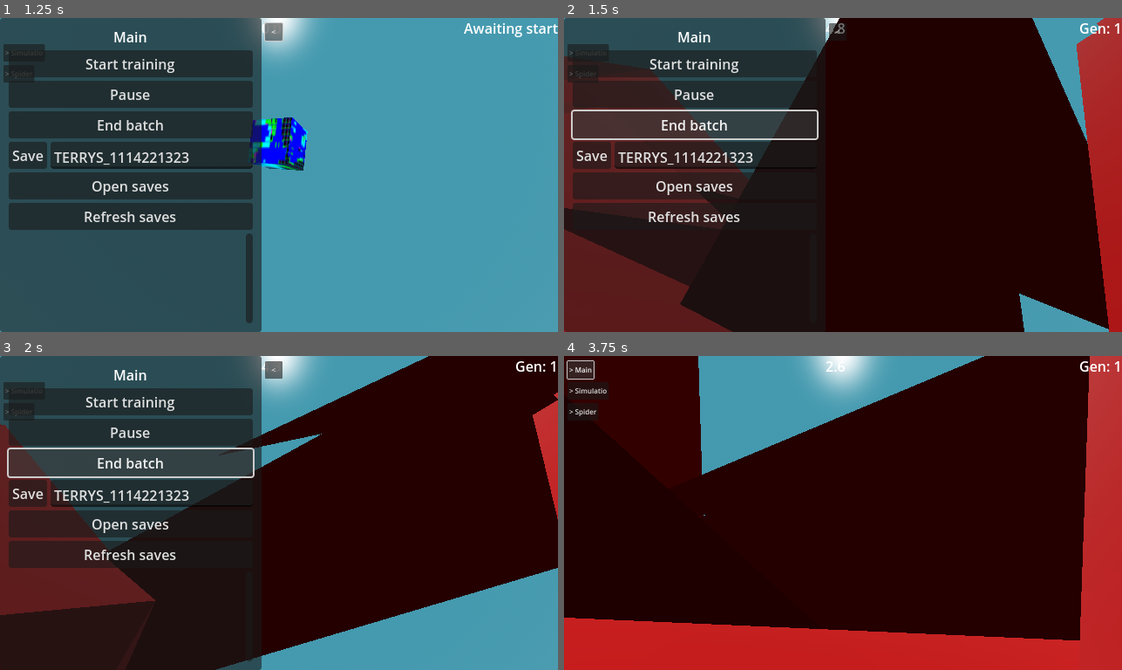
Above: before the commit, frames 1-4 (two rows, left to right).
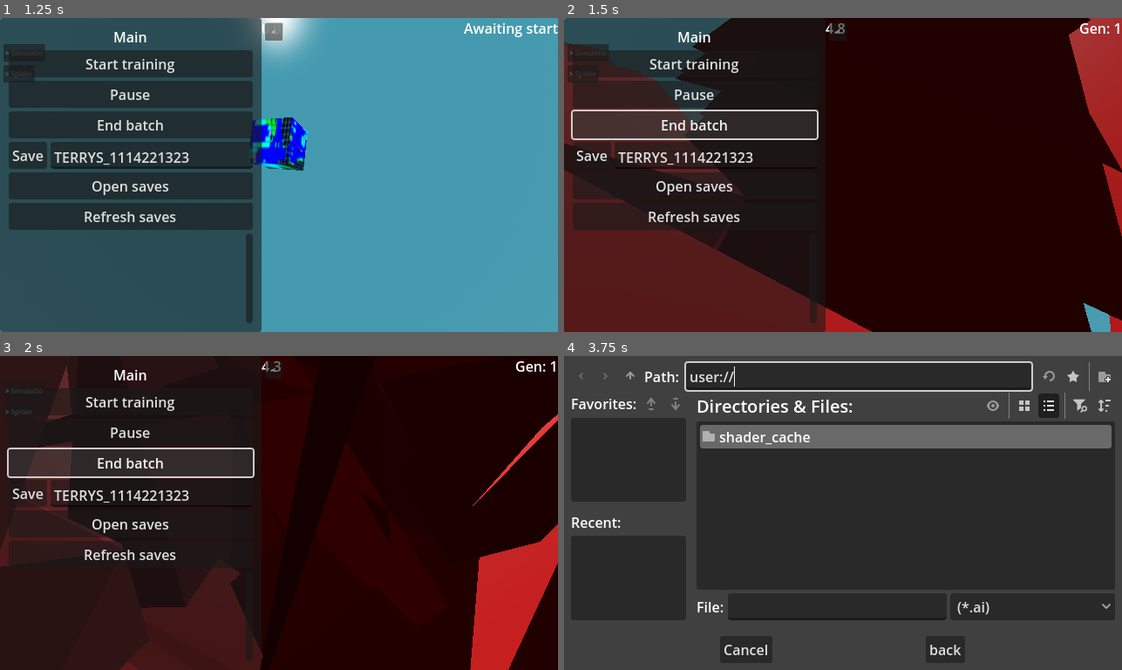
Above: after the commit, the same moments.

Repository: officialErnests/de-ai-ed
Game: Godot game, scene res://scenes/main.tscn
Same seed, same stepped clock (60 frames per second), same inputs: the game is played once before the commit and once after it.
Inputs:
- Up to frame 1 (1.25 s): click "> Main" at 0.5 s
- Up to frame 2 (1.5 s): click "End batch" at 1.25 s
- Up to frame 3 (2 s): no input
- Up to frame 4 (3.75 s): click "Open saves" at 2 s; click "Refresh saves" at 2.75 s; click "<" at 3.5 s

Frame 1 is identical in both runs. In frame 2, 20% of the frame differs, in the area x 0-100%, y 0-100%; in frame 3, 43%; in frame 4, 100%.
Error before the commit: Attempt to call function 'get_files' in base 'null instance' on a null instance. (res://scripts/spidersss.gd:78)
Error after the commit: Attempt to call function 'get_files' in base 'null instance' on a null instance. (res://scripts/spidersss.gd:80)

Commit message:
v0.1.2.1 some fixes - Fixed diologue not opening on linux (hopefully) - Fixed not loading - FIxed not randomly spawning - Fixed lead spider not loading in correctly

Diff:
--- a/scenes/main.tscn
+++ b/scenes/main.tscn
@@ -133,6 +133,16 @@
 script = ExtResource("8_choun")
 timer = NodePath("../../../../../../Lerning")
 metadata/_custom_type_script = "uid://dja83xsbpu3ad"
+
+[node name="SeeFiles" type="FileDialog" parent="Camera_setup/NeckOrSmthing/Dron/Floating_cam/GenCount"]
+oversampling_override = 1.0
+title = "Open a File or Directory"
+ok_button_text = "back"
+file_mode = 3
+display_mode = 1
+access = 1
+filters = PackedStringArray("*.ai")
+use_native_dialog = true
 
 [node name="Gui" type="CanvasLayer" parent="Camera_setup/NeckOrSmthing/Dron/Floating_cam"]
 
@@ -378,7 +388,7 @@
 slider_close_text = "> Spider"
 is_open = false
 
-[node name="Spidersss" type="Node3D" parent="." node_paths=PackedStringArray("start", "pause_button", "force_stop_button", "save_button", "save_text", "open_button", "refresh_button", "load_button_storage", "training_time", "timer", "node_visualiser", "generation_count")]
+[node name="Spidersss" type="Node3D" parent="." node_paths=PackedStringArray("start", "pause_button", "force_stop_button", "save_button", "save_text", "open_button", "open_dialogue", "refresh_button", "load_button_storage", "training_time", "timer", "node_visualiser", "generation_count")]
 script = ExtResource("7_tipki")
 start = NodePath("../Camera_setup/NeckOrSmthing/Dron/Floating_cam/Gui/Main/Panel/VBoxContainer/Start")
 pause_button = NodePath("../Camera_setup/NeckOrSmthing/Dron/Floating_cam/Gui/Main/Panel/VBoxContainer/Pause")
@@ -386,6 +396,7 @@
 save_button = NodePath("../Camera_setup/NeckOrSmthing/Dron/Floating_cam/Gui/Main/Panel/VBoxContainer/HBoxContainer/Save")
 save_text = NodePath("../Camera_setup/NeckOrSmthing/Dron/Floating_cam/Gui/Main/Panel/VBoxContainer/HBoxContainer/TextEdit")
 open_button = NodePath("../Camera_setup/NeckOrSmthing/Dron/Floating_cam/Gui/Main/Panel/VBoxContainer/Open")
+open_dialogue = NodePath("../Camera_setup/NeckOrSmthing/Dron/Floating_cam/GenCount/SeeFiles")
 refresh_button = NodePath("../Camera_setup/NeckOrSmthing/Dron/Floating_cam/Gui/Main/Panel/VBoxContainer/Refresh saves")
 load_button_storage = NodePath("../Camera_setup/NeckOrSmthing/Dron/Floating_cam/Gui/Main/Panel/VBoxContainer/ScrollContainer/VBoxContainer")
 save_generation = 25
--- a/scripts/spidersss.gd
+++ b/scripts/spidersss.gd
@@ -12,6 +12,7 @@
 @export var save_button: Button
 @export var save_text: TextEdit
 @export var open_button: Button
+@export var open_dialogue: FileDialog
 @export var refresh_button: Button
 @export var load_button_storage: Control
 @export var save_generation: int = 50
@@ -65,7 +66,8 @@
 	refreshFiles()
 
 func openExplorer():
-	OS.execute("explorer.exe", [str(ProjectSettings.globalize_path(SAVE_PATH)).replace("/", "\\")])
+	open_dialogue.visible = true
+	# OS.execute("explorer.exe", [str(ProjectSettings.globalize_path(SAVE_PATH)).replace("/", "\\")])
 
 func refreshFiles():
 	for iter_load_button in load_button_arr:
@@ -104,12 +106,10 @@
 	save_text.text = p_path.substr(0, p_path.length() - 3)
 	stats_arr = json_loaded_ai[0]
 	intss = json_loaded_ai[0]["generation"]
-	timer.paused = false
-	for spider in spiders_arr: spider.queue_free()
-	spiders_arr.clear()
+	clear_spiders()
 	best_spider = json_loaded_ai[1]
 	loadSpiders(json_loaded_ai[1])
-	trainLoop()
+	startRound()
 
 func pauseTimer():
 	if timer.paused:
@@ -132,42 +132,53 @@
 		"spider_saves" = [],
 	}
 	timer.paused = false
+	clear_spiders()
+	intss = 0
+	trainLoop()
+
+func clear_spiders():
 	for spider in spiders_arr: spider.queue_free()
 	spiders_arr.clear()
-	intss = 0
+
+func forceEnd():
+	timer.paused = true
 	trainLoop()
 
-func forceEnd():
-	timer.stop()
-	trainLoop()
+func startRound():
+	timer.paused = false
+	timer.start(training_time.value)
+	generation_count.text = "Gen: " + str(intss)
 
 func trainLoop():
+	intss += 1
+	startRound()
+
 	if spiders_arr.is_empty():
 		summonSpiders()
 
-	timer.start(training_time.value)
-	intss += 1
-	generation_count.text = "Gen: " + str(intss)
-
-	var point_arr = []
-	var creature_arr = []
-	for spider in spiders_arr:
-		point_arr.append(spider.getPoints())
-		creature_arr.append(spider.getBrain())
-	var randomm_picker = WeightedRandom.new(point_arr, creature_arr)
-
-	for spider in spiders_arr: spider.queue_free()
-	spiders_arr.clear()
-	node_visualiser.drawAi(randomm_picker.getMax())
-	stats_arr["generation"] = intss
-	if intss % save_generation == 0:
-		stats_arr["spider_saves"].append(
-			{
-				"gen" = intss,
-				"brain" = randomm_picker.getMax()
-			}
-		)
-	modifySummon(randomm_picker)
+	else:
+		var point_arr = []
+		var creature_arr = []
+		for spider in spiders_arr:
+			point_arr.append(spider.getPoints())
+			creature_arr.append(spider.getBrain())
+		var randomm_picker = WeightedRandom.new(point_arr, creature_arr)
+
+		clear_spiders()
+		node_visualiser.drawAi(randomm_picker.getMax())
+
+		#saving
+		best_spider = randomm_picker.getMax()
+		stats_arr["generation"] = intss
+		if fmod(intss, save_generation) == 0:
+			stats_arr["spider_saves"].append(
+				{
+					"gen" = intss,
+					"brain" = randomm_picker.getMax()
+				}
+			)
+
+		modifySummon(randomm_picker)
 
 func modifySummon(p_randomm_picker: WeightedRandom):
 	stats_arr["generation_statistics"].append(
@@ -184,9 +195,7 @@
 	for y in range(spiders_batches):
 		for x in range(spiders_per_batch):
 			if keep_best and x == 0:
-				best_spider = p_randomm_picker.getMax()
 				spawnSpider(x + 2, y, p_randomm_picker.getMax(), false)
-				spiders_arr[0].setMain()
 				continue
 			spawnSpider(x + 2, y, p_randomm_picker.getRandom(), true)
 
@@ -198,7 +207,6 @@
 func loadSpiders(p_brain):
 	for y in range(spiders_batches):
 		for x in range(spiders_per_batch):
-			print("LOAD")
 			spawnSpider(x + 2, y, p_brain, false)
 
 func spawnSpider(col_layer, y_indx, p_loaded_brain, p_flavoring):
@@ -206,14 +214,18 @@
 	temp_spider.position = position + Vector3(20 * y_indx, 0, 0)
 	var temp_node = temp_spider.get_node("Skeleton3D/PhysicalBoneSimulator3D")
 	temp_node.setCollLayers(col_layer)
-	add_child(temp_spider)
-	spiders_arr.append(temp_spider)
 	if p_loaded_brain:
+		print("LOAD")
 		temp_spider.loadBrain(p_loaded_brain)
 		if p_flavoring:
 			temp_spider.flavoring(mutation_chance, mutation_range)
 	else:
+		print("GEN")
 		temp_spider.genBrain()
+	add_child(temp_spider)
+	if spiders_arr.is_empty():
+		temp_spider.setMain()
+	spiders_arr.append(temp_spider)
 
 class WeightedRandom:
 	var arr_probablity
@@ -230,7 +242,7 @@
 		arr_index = p_index_arr
 		arr_min = arr_probablity.min()
 		arr_max = arr_probablity.max()
-		if (arr_probablity.size() / 2) % 1 == 0:
+		if fmod((arr_probablity.size() / 2), 1) == 0:
 			arr_mod = arr_probablity[arr_probablity.size() / 2.0]
 		else:
 			arr_mod = arr_probablity[floor(arr_probablity.size() / 2.0)] + arr_probablity[ceil(arr_probablity.size() / 2.0)]
